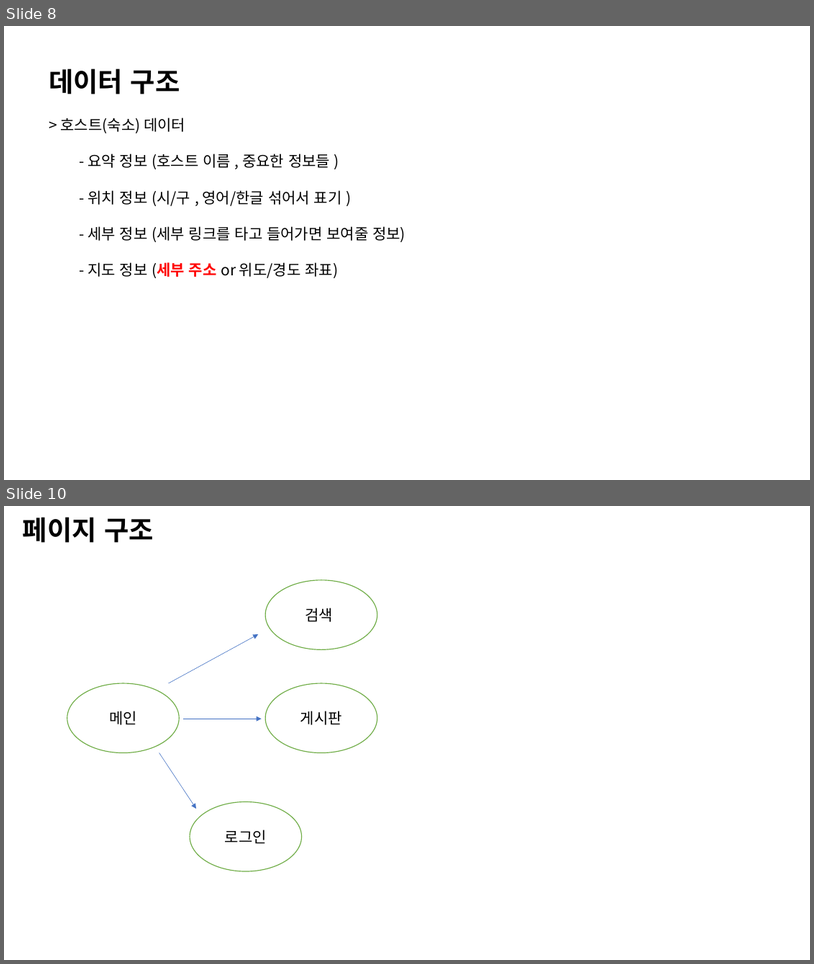
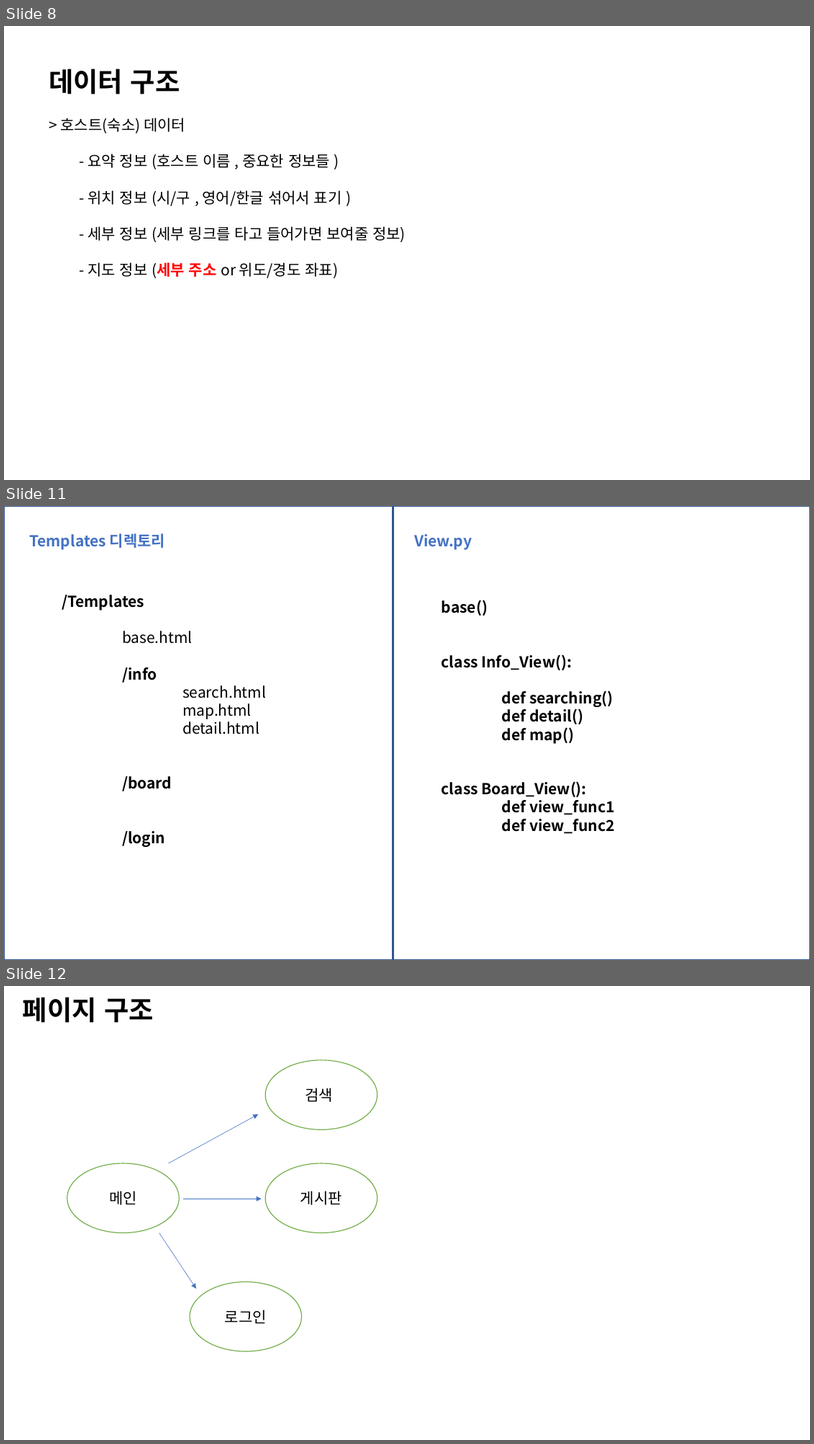
Before and after one commit to bomiiisong/Airbnb, a slide deck: 웹사이트.pptx. Shown one above the other, each under a label of ours: slides 8 and 10 before the commit, slides 8, 11 and 12 after it; the slides between them are not shown. The pictures are 814x964 and 814x1444 pixels, drawn with LibreOffice and Linux fonts; fonts in the diff are those of the drawing. Boxes give left, top, right and bottom in pixels: in the first picture for what was removed or moved away, otherwise in the second. Text is boxed around its words. In the diff, an @@ line names an element or a change of style, - is before the commit and + after.

```diff
--- a/웹사이트.pptx
+++ b/웹사이트.pptx
@@ slide 11 added at (4,506,810,960), background #FFFFFF @@
@@ rectangle added at (4,506,394,960), outline #325491 2.25 pt @@
@@ rectangle added at (394,506,810,960), outline #325491 2.25 pt @@
@@ text added at (29,533,165,550), 18 pt, text #4472C4, bold @@
+Templates 디렉토리
@@ text added at (414,534,472,550), 18 pt, text #4472C4, bold @@
+View.py
@@ text added at (62,595,587,797), 18 pt, text #000000 @@
+/Templates
+base.html
+/info
+search.html
+map.html
+detail.html
+/board
+/login
@@ text added at (442,600,615,834), 18 pt, text #000000, bold @@
+base()
+class Info_View():
+def searching()
+def detail()
+def map()
+class Board_View():
+def view_func1
+def view_func2
@@ what was slide 10 is now slide 12 @@
```
Also in this commit, not shown: 2 other slides added, 1 slide removed, 1 other file.
